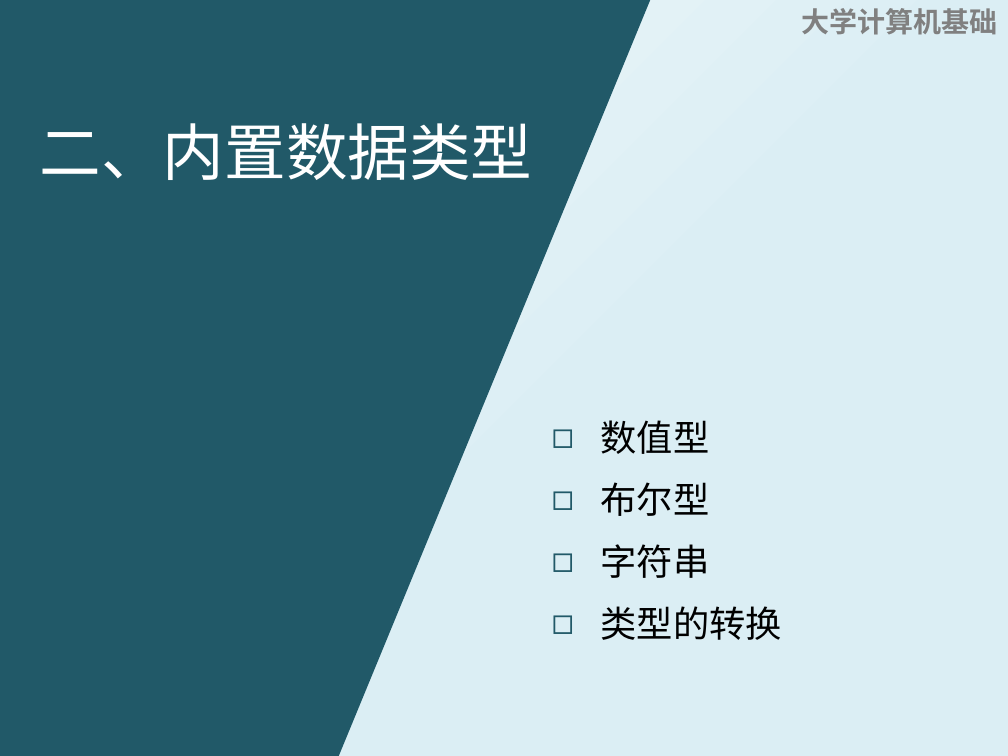
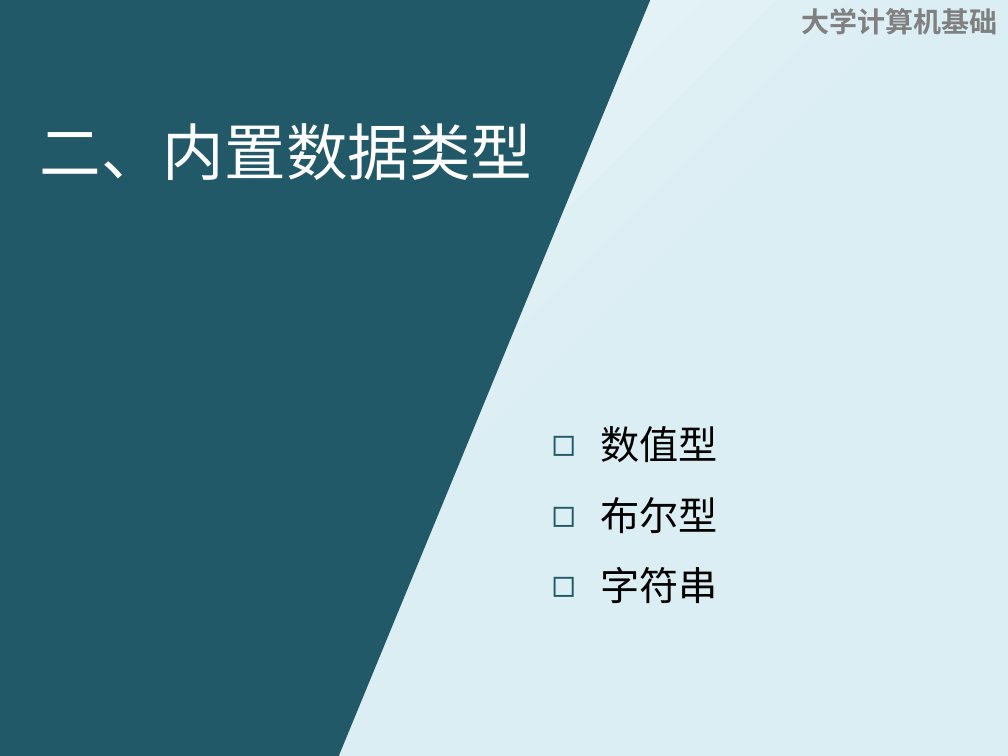
Before and after one commit to fjzfmxd/-, a slide deck: slide 5 of 2Python基本类型/幻灯片.pptx. Drawn at 1008x756 pixels with LibreOffice and Linux fonts; fonts in the diff are those of the drawing. Boxes give left, top, right and bottom in pixels: in the first picture for what was removed or moved away, otherwise in the second. Text is boxed around its words. In the diff, an @@ line names an element or a change of style, - is before the commit and + after.

```diff
--- a/2Python基本类型/幻灯片.pptx
+++ b/2Python基本类型/幻灯片.pptx
@@ text "数值型" at [601, 426, 718, 603]: size 25.9 to 28 pt; line spacing 1.1 to 1.2 @@
@@ text at [601, 606, 782, 640]: paragraph removed @@
-◻ 类型的转换
```
Also in this commit, not shown: 2 other slides changed, 1 other file.
